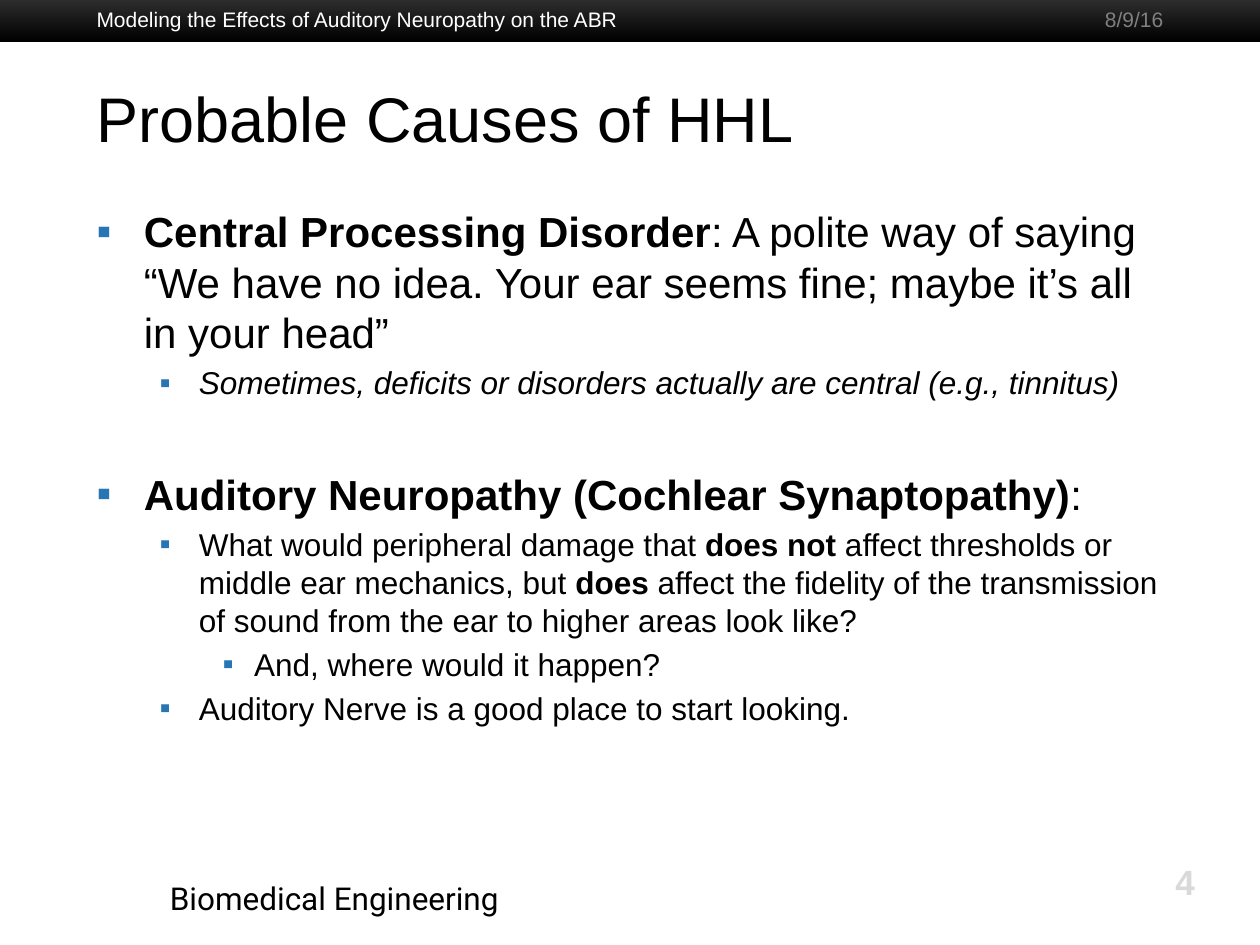
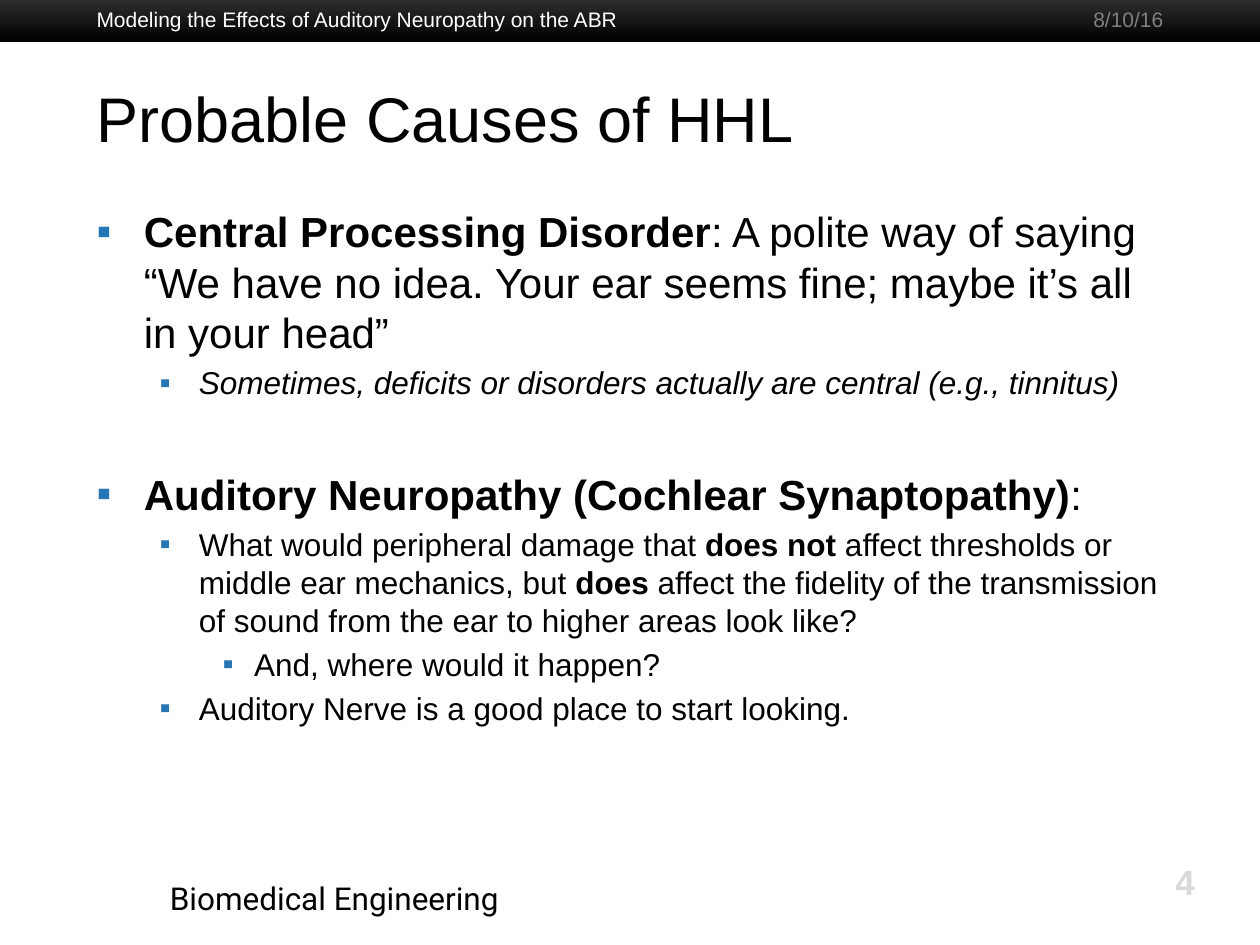
Before and after one commit to gvoysey/thesis, a slide deck: slide 4 of slides/voysey-thesis.pptx. Drawn at 1260x945 pixels with LibreOffice and Linux fonts; fonts in the diff are those of the drawing; background and template pictures are left out. Boxes give left, top, right and bottom in pixels: in the first picture for what was removed or moved away, otherwise in the second. Text is boxed around its words. In the diff, an @@ line names an element or a change of style, - is before the commit and + after.

```diff
--- a/slides/voysey-thesis.pptx
+++ b/slides/voysey-thesis.pptx
@@ text at [1093,12,1163,27]: text changed @@
-8/9/16
+8/10/16
```
Also in this commit, not shown: 4 other slides changed, 1 slide added, 3 other files.
